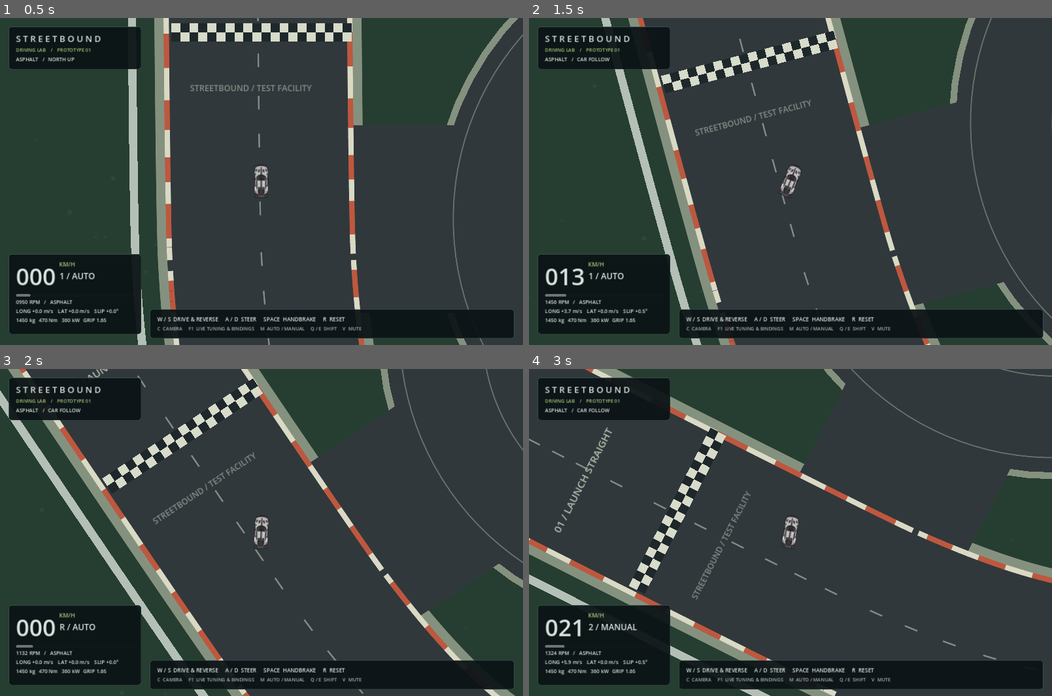
Above: before the commit, frames 1-4 (two rows, left to right).
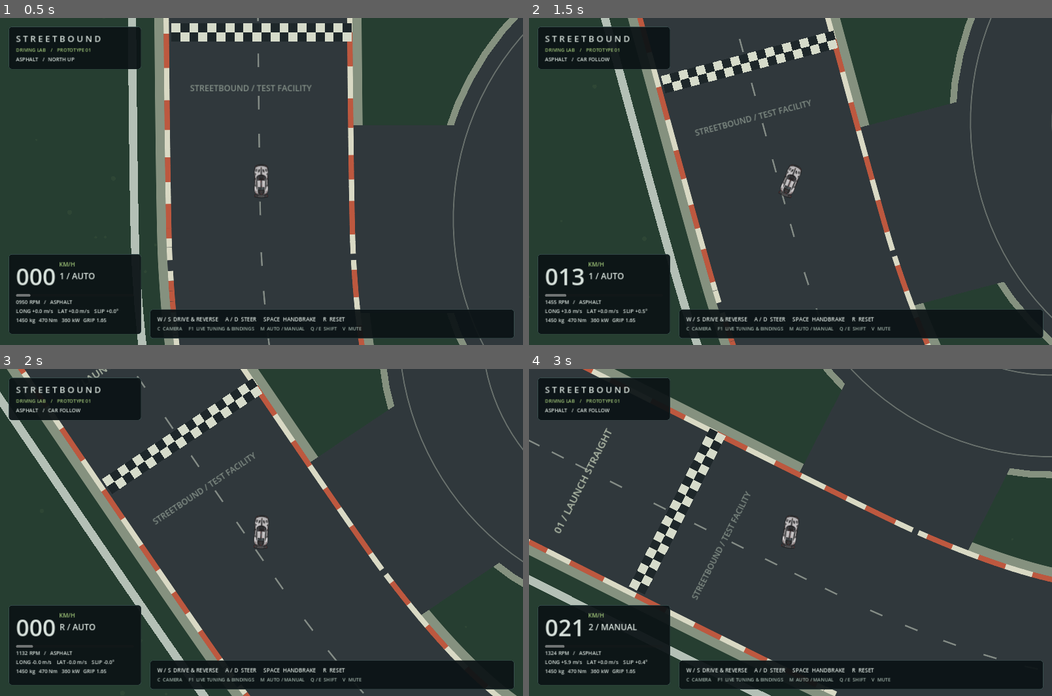
Above: after the commit, the same moments.

Repository: dbattaglia0823-design/Streetbound
Game: Godot game, scene res://scenes/main.tscn
The game is run twice, just before and just after one commit, with the same random seed, the same clock (stepped at 60 frames per second) and the same inputs.
Inputs:
- Up to frame 1 (0.5 s): no input
- Up to frame 2 (1.5 s): tap Enter at 0.5 s; hold D (right) 0.53-1.28 s; hold W (throttle) 0.53-1.28 s; hold S (brake) from 1.28 s (still down); tap C (camera) at 1.35 s
- Up to frame 3 (2 s): keep holding S (brake); tap W (throttle) at 1.55 s
- Up to frame 4 (3 s): release S (brake) at 2.03 s; hold D (right) 2.03-2.78 s; hold W (throttle) 2.03-2.78 s; hold E (shift_up) from 2.78 s (still down); tap M (transmission) at 2.85 s

Frame 1 is identical in both runs. In frame 2, 0.4% of the frame differs, in the area x 4-100%, y 0-100%; in frame 3, 1.2%; in frame 4, 1.5%, in the area x 0-100%, y 0-100%.

Commit message:
Fix full vehicle reset and collision telemetry; clamp commands and share braking/cornering tire grip

Diff:
--- a/scripts/vehicle/vehicle_controller.gd
+++ b/scripts/vehicle/vehicle_controller.gd
@@ -34,6 +34,13 @@
 	velocity = Vector2.ZERO
 	yaw_rate = 0.0
 	steering = 0.0
+	longitudinal_speed = 0.0
+	lateral_speed = 0.0
+	slip_angle = 0.0
+	throttle = 0.0
+	brake = 0.0
+	handbrake = 0.0
+	command = Vector4.ZERO
 	reverse_hold = 0.0
 	reversing = false
 	transmission.reset(config)
@@ -67,9 +74,12 @@
 	else:
 		surface = "ASPHALT"
 		surface_grip = 1.0
-	throttle = controls.x
-	brake = controls.y
-	handbrake = controls.w
+	# External AI/touch commands are untrusted inputs; prevent extra grip/torque
+	# when a caller supplies values outside the intended normalized range.
+	throttle = clampf(controls.x, 0.0, 1.0)
+	brake = clampf(controls.y, 0.0, 1.0)
+	handbrake = clampf(controls.w, 0.0, 1.0)
+	var steer_input := clampf(controls.z, -1.0, 1.0)
 	# Brake first, then require a deliberate hold at rest before engaging reverse.
 	if brake > 0.1 and absf(longitudinal_speed) < 0.6:
 		reverse_hold += dt
@@ -90,7 +100,7 @@
 	var safe_steer := (tire_envelope * lerpf(1.8, 3.5, handbrake) + deg_to_rad(1.5)) * config.high_speed_steer_degrees / 9.0
 	max_steer = minf(max_steer, safe_steer)
 	var assist := clampf(slip_angle * config.countersteer_assist, -0.18, 0.18) * clampf(speed / 8.0, 0.0, 1.0)
-	if absf(controls.z) < 0.02:
+	if absf(steer_input) < 0.02:
 		# Overdamped self-aligning spring: restoring torque is proportional to
 		# wheel angle, with stronger centering as road speed builds. Do not let
 		# countersteer assistance keep the wheels turned after input is released.
@@ -99,7 +109,7 @@
 		if absf(steering) < deg_to_rad(0.05):
 			steering = 0.0
 	else:
-		var steer_target := controls.z * max_steer + assist * signf(longitudinal_speed)
+		var steer_target := steer_input * max_steer + assist * signf(longitudinal_speed)
 		steering = lerpf(steering, steer_target, 1.0 - exp(-config.steering_response * dt))
 	var mass := maxf(config.mass_kg, 200.0)
 	var grip := config.tire_grip * surface_grip
@@ -133,9 +143,15 @@
 	var travel_sign := signf(longitudinal_speed) if absf(longitudinal_speed) > 0.1 else 1.0
 	var front_slip := atan2(lateral_speed + yaw_rate * front_arm, denominator) - steering * travel_sign
 	var rear_slip := atan2(lateral_speed - yaw_rate * rear_arm, denominator)
-	var front_limit := front_load * grip
-	var rear_limit := rear_load * grip * config.rear_grip_balance * lerpf(1.0, config.handbrake_rear_grip, handbrake)
-	# Driven wheels spend part of the friction budget on acceleration.
+	# Braking and cornering share the tire's friction budget. The previous model
+	# allowed full braking and full cornering independently, resulting in
+	# unrealistically sharp stops while turning at the traction limit.
+	# This is a simplified friction circle, not longitudinal load transfer/ABS.
+	var brake_usage := clampf(braking / maxf(mass * 9.81 * grip, 1.0), 0.0, 1.0)
+	var cornering_budget := sqrt(maxf(0.0, 1.0 - brake_usage * brake_usage))
+	var front_limit := front_load * grip * cornering_budget
+	var rear_limit := rear_load * grip * config.rear_grip_balance * lerpf(1.0, config.handbrake_rear_grip, handbrake) * cornering_budget
+	# Driven wheels also spend part of the friction budget on acceleration.
 	var drive_fraction := clampf(absf(engine_force) / maxf(traction_load * grip, 1.0), 0.0, 1.0)
 	if config.drivetrain != VehicleConfig.Drivetrain.RWD:
 		front_limit *= sqrt(maxf(0.35, 1.0 - drive_fraction * drive_fraction * 0.55))
@@ -167,3 +183,12 @@
 		move_and_collide(collision.get_remainder().slide(normal))
 	if linear_velocity.length() < 0.04 and drive_input < 0.01:
 		linear_velocity = Vector2.ZERO
+	# Publish the post-impact state immediately. Previously CharacterBody2D.velocity
+	# retained the pre-collision vector and HUD/marks kept stale slip telemetry
+	# until the next physics frame.
+	velocity = linear_velocity * PIXELS_PER_METER
+	var final_forward := Vector2.UP.rotated(rotation)
+	var final_right := Vector2.RIGHT.rotated(rotation)
+	longitudinal_speed = linear_velocity.dot(final_forward)
+	lateral_speed = linear_velocity.dot(final_right)
+	slip_angle = atan2(lateral_speed, maxf(absf(longitudinal_speed), 1.0))
